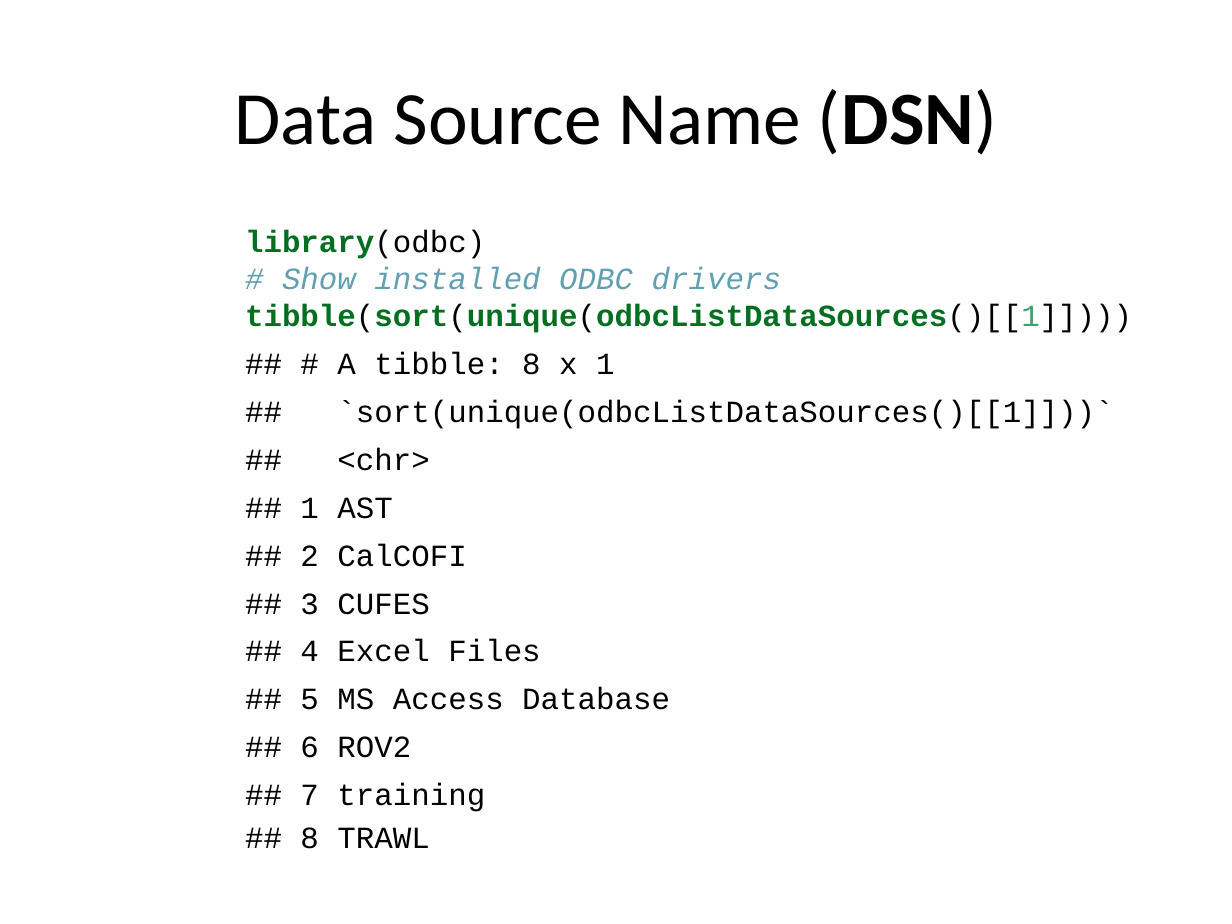
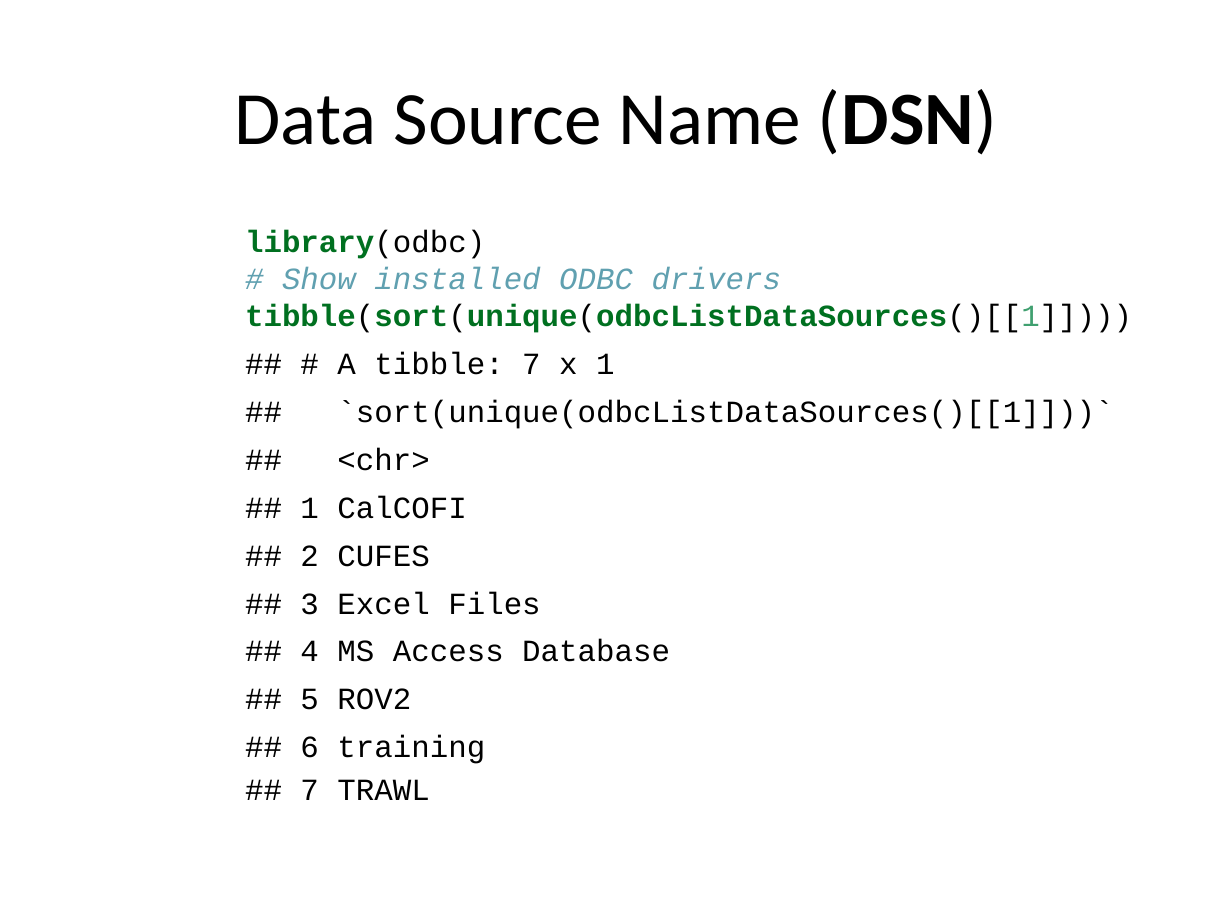
Before and after one commit to kstierhoff/rDatabase, a slide deck: slide 9 of Doc/databases-and-R_Presentation.pptx. Drawn at 1232x924 pixels with LibreOffice and Linux fonts; fonts in the diff are those of the drawing. Boxes give left, top, right and bottom in pixels: in the first picture for what was removed or moved away, otherwise in the second. Text is boxed around its words. In the diff, an @@ line names an element or a change of style, - is before the commit and + after.

```diff
--- a/Doc/databases-and-R_Presentation.pptx
+++ b/Doc/databases-and-R_Presentation.pptx
@@ text at [300, 352, 1113, 800]: text changed @@
-## # A tibble: 8 x 1
-## `sort(unique(odbcListDataSources()[[1]]))`
-## <chr>
-## 1 AST
-## 2 CalCOFI
-## 3 CUFES
-## 4 Excel Files
-## 5 MS Access Database
-## 6 ROV2
-## 7 training
-## 8 TRAWL
+## # A tibble: 7 x 1
+## `sort(unique(odbcListDataSources()[[1]]))`
+## <chr>
+## 1 CalCOFI
+## 2 CUFES
+## 3 Excel Files
+## 4 MS Access Database
+## 5 ROV2
+## 6 training
+## 7 TRAWL
```
Also in this commit, not shown: 1 other slide changed, 4 other files.
